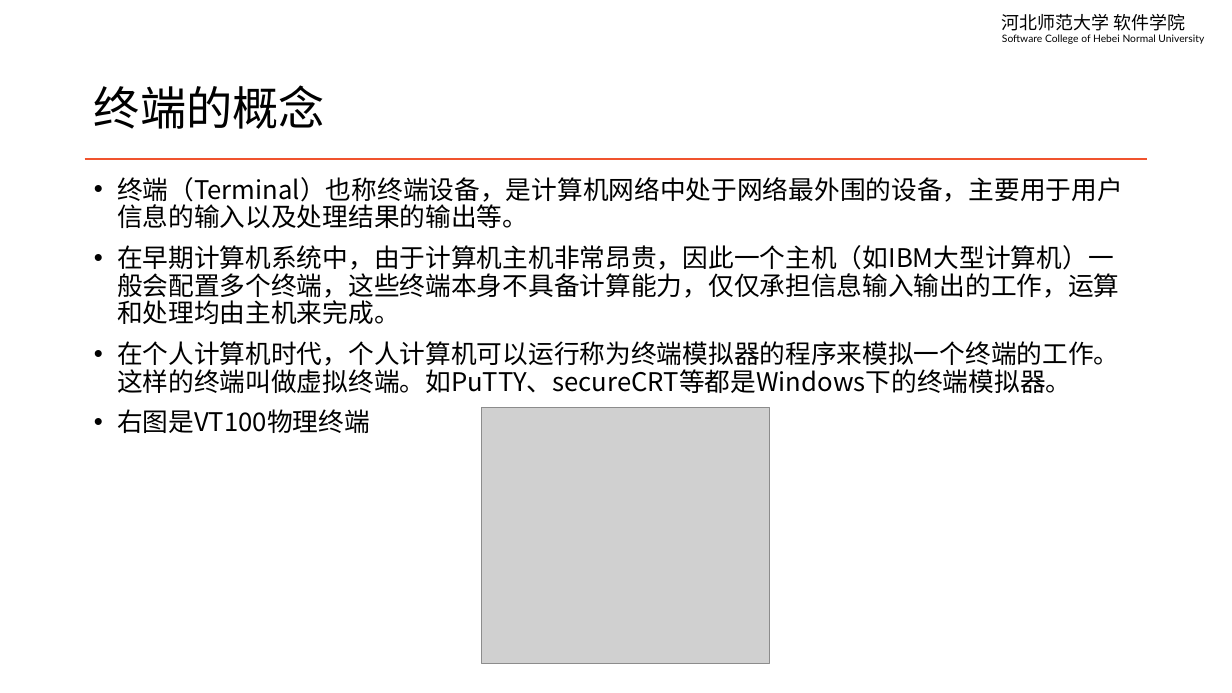
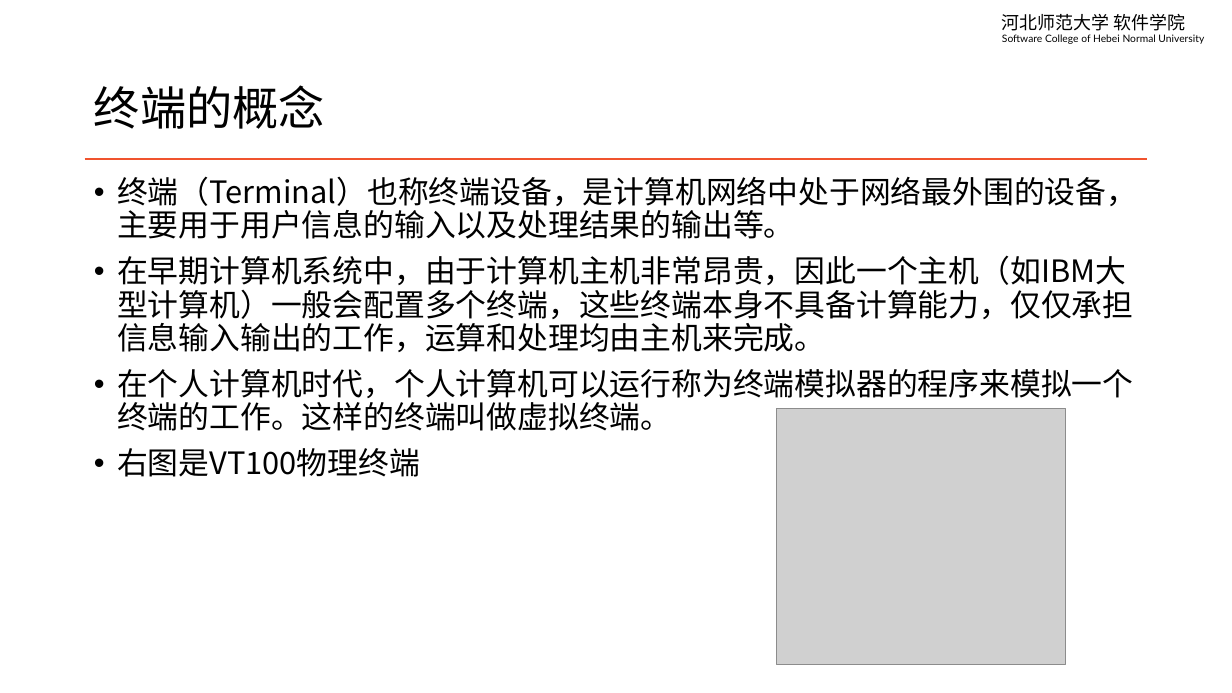
Before and after one commit to edu2act/course-linux-system, a slide deck: slide 2 of materials/slides/ch03-terminal-and-basic.pptx. Drawn at 1232x693 pixels with LibreOffice and Linux fonts; fonts in the diff are those of the drawing; grey boxes stand for pictures. Boxes give left, top, right and bottom in pixels: in the first picture for what was removed or moved away, otherwise in the second. Text is boxed around its words. In the diff, an @@ line names an element or a change of style, - is before the commit and + after.

```diff
--- a/materials/slides/ch03-terminal-and-basic.pptx
+++ b/materials/slides/ch03-terminal-and-basic.pptx
@@ text at (x1=117, y1=176, x2=1137, y2=477): size 20 to 24 pt in "终端（Terminal）也称终端设备，是计算机网络中处于网络最外围的设备，主要用于用户信息的输入以及处理结果的输出等。", "在早期计算机系统中，由于计算机主机非常昂贵，因此一个主机（如IBM大型计算机）一般会配置多个终端，这些终端本身不具备计算 ...", "右图是VT100物理终端" @@
@@ text at (x1=117, y1=369, x2=1133, y2=431): text changed; size 20 to 24 pt @@
-• 在个人计算机时代，个人计算机可以运行称为终端模拟器的程序来模拟一个终端的工作。这样的终端叫做虚拟终端。如PuTTY、secureCRT等都是Windows下的终端模拟器。
+• 在个人计算机时代，个人计算机可以运行称为终端模拟器的程序来模拟一个终端的工作。这样的终端叫做虚拟终端。
@@ picture moved from (x1=482, y1=408, x2=770, y2=664) to (x1=777, y1=409, x2=1066, y2=665) @@
```
Also in this commit, not shown: 9 other slides changed, 2 slides added, 5 other files.
